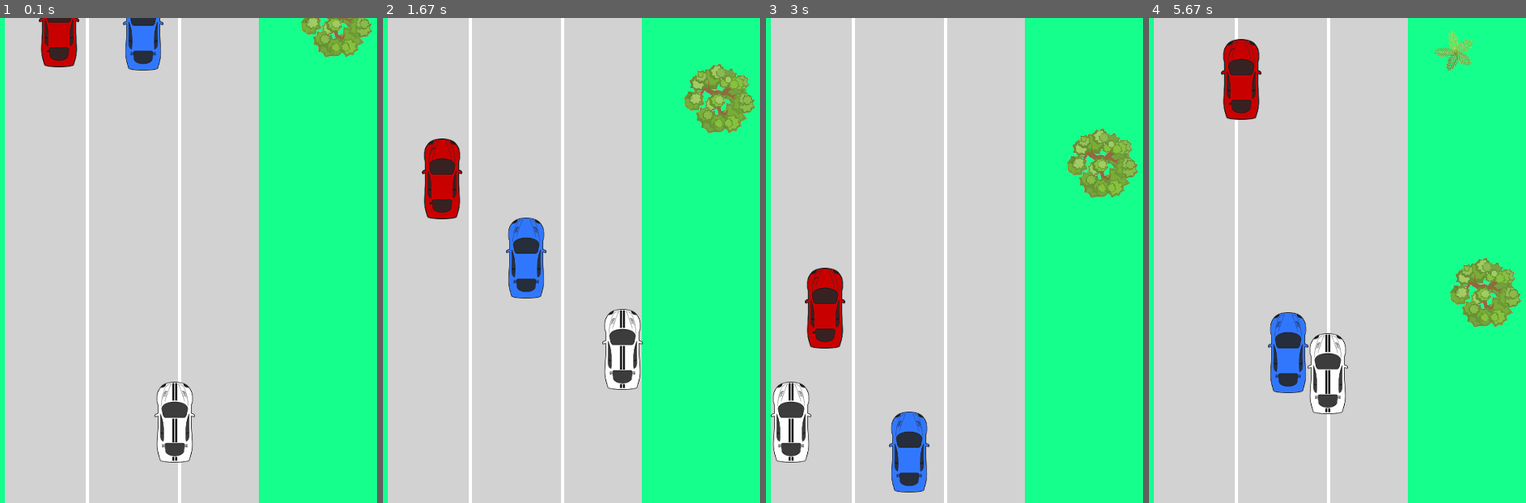
Above: before the commit, frames 1-4 (left to right).
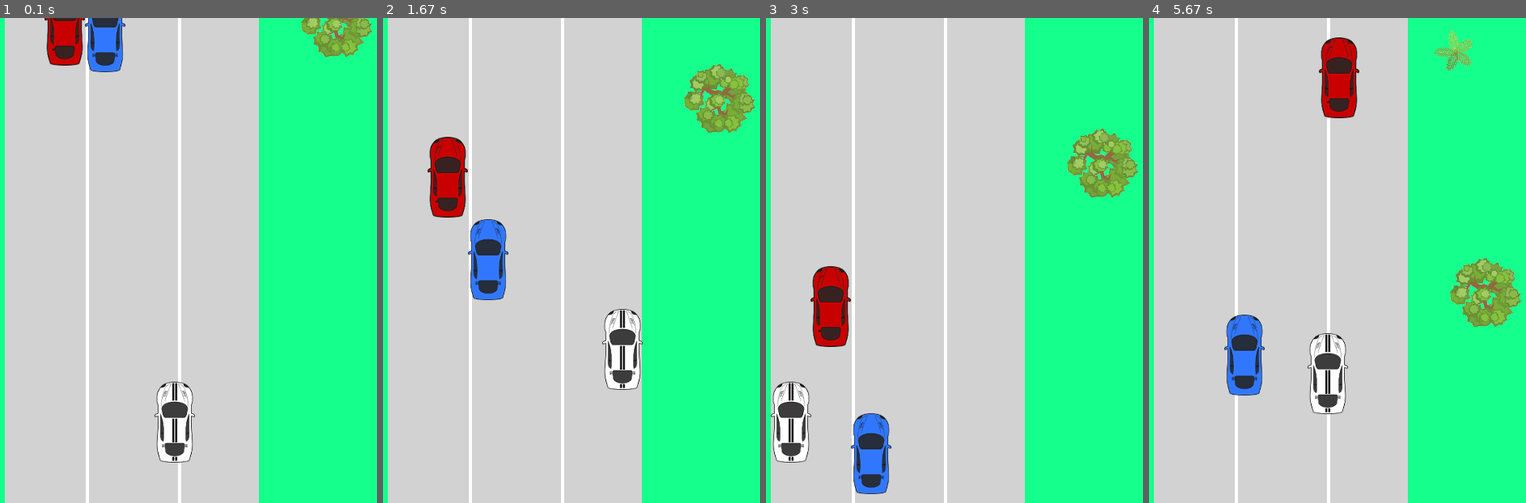
Above: after the commit, the same moments.

Repository: lucasbiel7/pygame
Game: pygame game, started from car_aluno.py
The game is run twice, just before and just after one commit, with the same random seed, the same clock (stepped at 60 frames per second) and the same inputs.
Inputs:
- Up to frame 1 (0.1 s): no input
- Up to frame 2 (1.67 s): hold Right 0.33-0.8 s; hold Up 0.83-1.13 s; hold Right 1.17-1.63 s
- Up to frame 3 (3 s): hold Left 1.67-2.2 s; hold Down 2.23-2.53 s; hold Left 2.57-2.97 s
- Up to frame 4 (5.67 s): hold Up 3-3.37 s; hold Right 3.4-4.03 s; hold Down 4.07-4.43 s; hold Left 4.47-4.93 s; hold Right 4.97-5.43 s; hold Up from 5.47 s (still down)

The runs differ from the first frame. In frame 1, 2.7% of the frame differs, in the area x 10-44%, y 0-12%; in frame 2, 4.1%; in frame 3, 4.1%; in frame 4, 6.0%, in the area x 19-56%, y 4-78%.

Commit message:
Iniciando desenvolvimento para o carrinho sair da colisão

Diff:
--- a/car_aluno.py
+++ b/car_aluno.py
@@ -38,10 +38,16 @@
 game_over = "GAME OVER"
 font_score = pygame.font.Font('freesansbold.ttf', 50)
 
-# [TODO] carregar as imagens dos carrinhos [DONE]
+# [DONE] carregar as imagens dos carrinhos
 car = pygame.image.load("white_car.png")
-car_opponet_1 = pygame.image.load("red_car.png")
-car_opponet_2 = pygame.image.load("blue_car.png")
+car_opponet_red = pygame.image.load("red_car.png")
+car_opponet_blue = pygame.image.load("blue_car.png")
+
+# define posicoes iniciais para os oponentes (não alterar)
+# Repare que a coordenada ``y'' é negativa. Isso permite
+# iniciar aos carrinhos em uma posição fora da tela.
+oponente_rect_red = car_opponet_red.get_rect()
+oponente_blue_rect = car_opponet_blue.get_rect()
 
 # carrega as imagens das árvores, escolhendo-as aleatoriamente. Repare que apenas
 # duas árvores são visíveis na tela a cada instante (não alterar).
@@ -63,12 +69,6 @@
 trees_images_rect[t1].center = (450, -1)
 trees_images_rect[t2].center = (410, -300)
 
-# define posicoes iniciais para os oponentes (não alterar)
-# Repare que a coordenada ``y'' é negativa. Isso permite
-# iniciar aos carrinhos em uma posição fora da tela.
-oponente_1_rect = car_opponet_1.get_rect()
-oponente_2_rect = car_opponet_2.get_rect()
-
 # [DONE] carregar a musica de fundo e deixá-la em execução
 pygame.mixer.init()
 pygame.mixer.music.load('top-Gear-Soundtrack.mp3')
@@ -87,15 +87,62 @@
     score += 1
 
 
-restart_opponent(oponente_1_rect, 70, 160)
-restart_opponent(oponente_2_rect, 160, 300)
+restart_opponent(oponente_rect_red, 70, 300)
+restart_opponent(oponente_blue_rect, 70, 300)
+
+
+def calcularDeslocamento(start_x_1, end_x_1, start_x_2, end_x_2):
+    pass
+    # Valida se o carro 1 está mais a esquerda
+    # Caso verdadeiro calcula a quantidade de deslocamento que deve ser realizado para evitar a colisão
+    # O calculo leva a seguinte ideia
+    #   |  1   |
+    #         |    2   |
+    #
+    if start_x_1 < start_x_2:
+        return start_x_2 - end_x_1
+    else:
+        # Caso o carro 2 esteja mais a esquerda que o carro 1
+        #                 |  1   |
+        #         |    2   |
+        return -(end_x_2 - start_x_1)
+
+
+def calcularDistancia(start_y_1, end_y_1, start_y_2, end_y_2):
+    pass
+    if start_y_1 > start_y_2:
+        # Carrinho 1 está mais em baixo
+        resultado = start_y_1 - end_y_2
+    else:
+        resultado = start_y_2 - end_y_1
+
+    if resultado <= 0:
+        return 1
+    else:
+        return resultado
 
 
 def captura_colisao_oponentes():
-    global oponente_1_rect, oponente_2_rect
-    """ [TODO] Detectar colisao entre os oponentes ('blocos'). Em caso de colisao,
-        afastar um carrinho para o lado sem deixa-lo sair das pistas.
-    """
+    global oponente_rect_red, oponente_blue_rect
+    start_x_1 = oponente_rect_red.x
+    end_x_1 = oponente_rect_red.x + oponente_rect_red.width
+    start_y_1 = oponente_rect_red.y
+    end_y_1 = oponente_rect_red.y + oponente_rect_red.height
+    start_x_2 = oponente_blue_rect.x
+    end_x_2 = oponente_blue_rect.x + oponente_blue_rect.width
+    start_y_2 = oponente_blue_rect.y
+    end_y_2 = oponente_blue_rect.y + oponente_blue_rect.height
+    if validar_range(start_x_1, start_x_2, end_x_2) or validar_range(end_x_1, start_x_2, end_x_2):
+        oponente_rect_red.move_ip(
+            calcularDeslocamento(start_x_1, end_x_1, start_x_2, end_x_2) / calcularDistancia(start_y_1, end_y_1,
+                                                                                             start_y_2, end_y_2), 0)
+
+
+# Verifica se o número está entre o outro carro
+def validar_range(numero, inicio, fim):
+    if numero >= inicio and inicio <= fim:
+        return True
+    return False
 
 
 def captura_colisao():
@@ -112,11 +159,11 @@
 
 
 def reinicia_oponente():
-    global oponente_1_rect, oponente_2_rect, score
-    if out_height_screen(oponente_1_rect):
-        restart_opponent(oponente_1_rect, 70, 160)
-    if out_height_screen(oponente_2_rect):
-        restart_opponent(oponente_2_rect, 160, 290)
+    global oponente_rect_red, oponente_blue_rect, score
+    if out_height_screen(oponente_rect_red):
+        restart_opponent(oponente_rect_red, 70, 300)
+    if out_height_screen(oponente_blue_rect):
+        restart_opponent(oponente_blue_rect, 70, 300)
 
 
 #
@@ -196,10 +243,10 @@
 
 
 def build_opponents():
-    oponente_1_rect.move_ip(SPEED1)
-    oponente_2_rect.move_ip(SPEED2)
-    SCREEN.blit(car_opponet_1, oponente_1_rect)
-    SCREEN.blit(car_opponet_2, oponente_2_rect)
+    oponente_rect_red.move_ip(SPEED1)
+    oponente_blue_rect.move_ip(SPEED2)
+    SCREEN.blit(car_opponet_red, oponente_rect_red)
+    SCREEN.blit(car_opponet_blue, oponente_blue_rect)
 
 
 while True:
@@ -222,7 +269,7 @@
     #
     #
     # [TODO] detectar colisão
-    # captura_colisao_oponentes()
+    captura_colisao_oponentes()
     #
 
     # [TODO] a cada intervalo de pontos a velocidade dos oponentes eh aumentada
